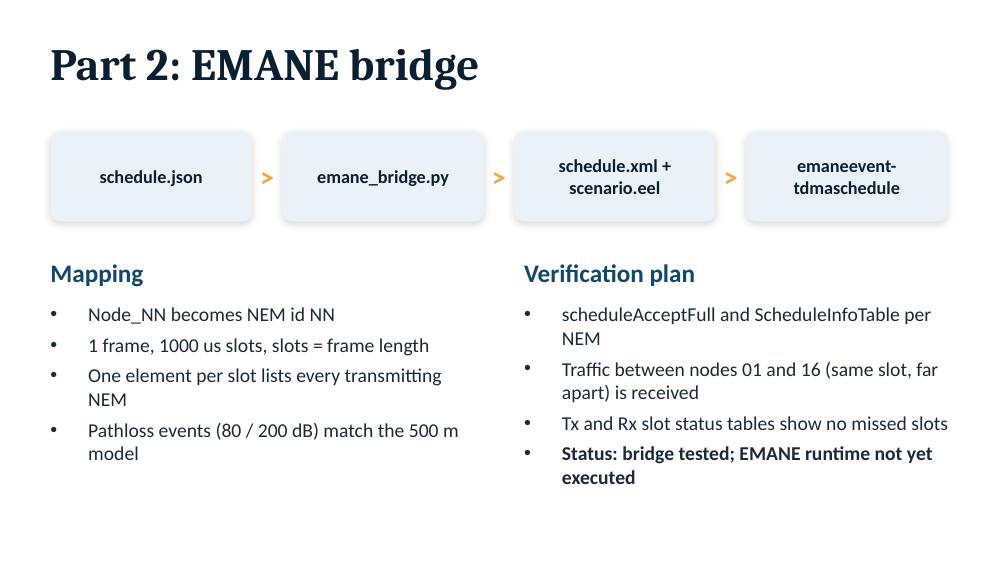
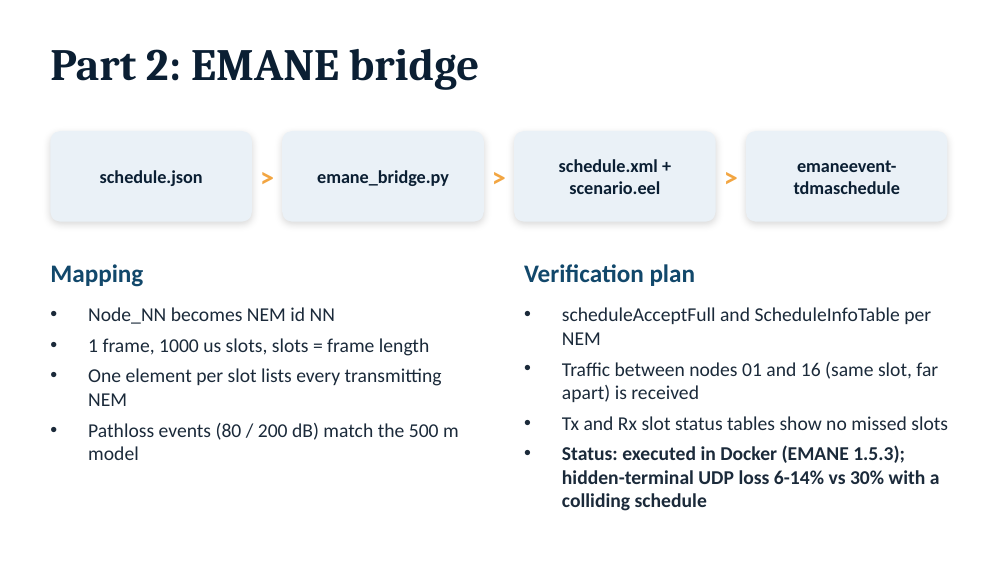
Before and after one commit to Sudarshan-veera/tdma-optimizer, a slide deck: slide 6 of docs/presentation.pptx. Drawn at 1008x567 pixels with LibreOffice and Linux fonts; fonts in the diff are those of the drawing. Boxes give left, top, right and bottom in pixels: in the first picture for what was removed or moved away, otherwise in the second. Text is boxed around its words. In the diff, an @@ line names an element or a change of style, - is before the commit and + after.

```diff
--- a/docs/presentation.pptx
+++ b/docs/presentation.pptx
@@ text at <box>562,445,940,511</box>: text changed @@
-• Status: bridge tested; EMANE runtime not yet executed
+• Status: executed in Docker (EMANE 1.5.3); hidden-terminal UDP loss 6-14% vs 30% with a colliding schedule
```
Also in this commit, not shown: 1 other slide changed, 3 other files.
